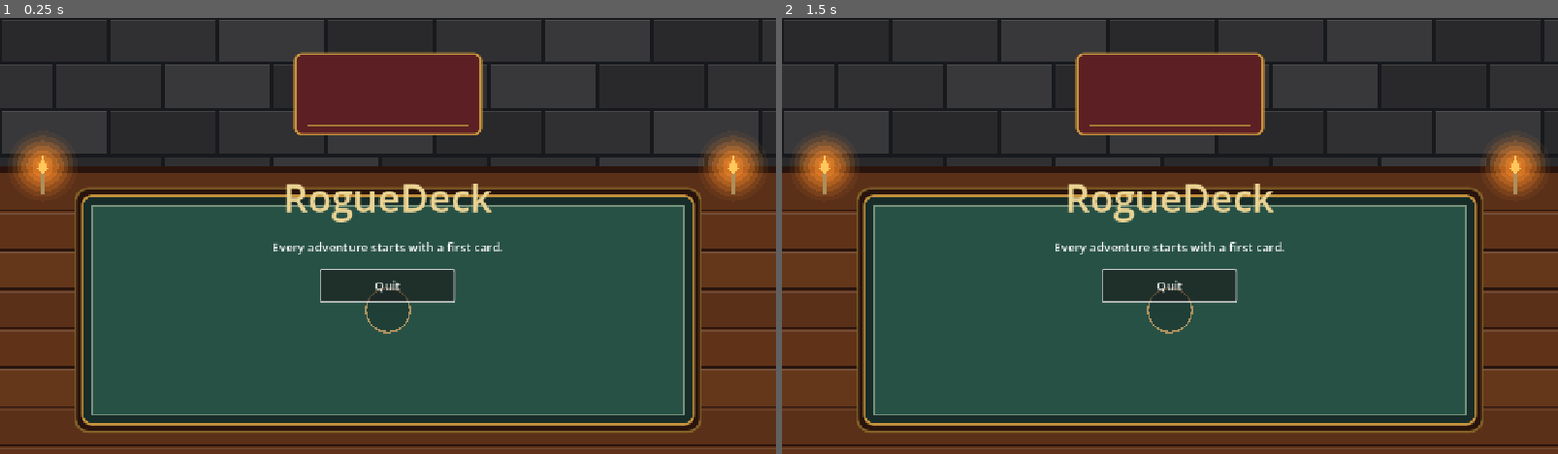
Above: before the commit, frames 1-2 (left to right).
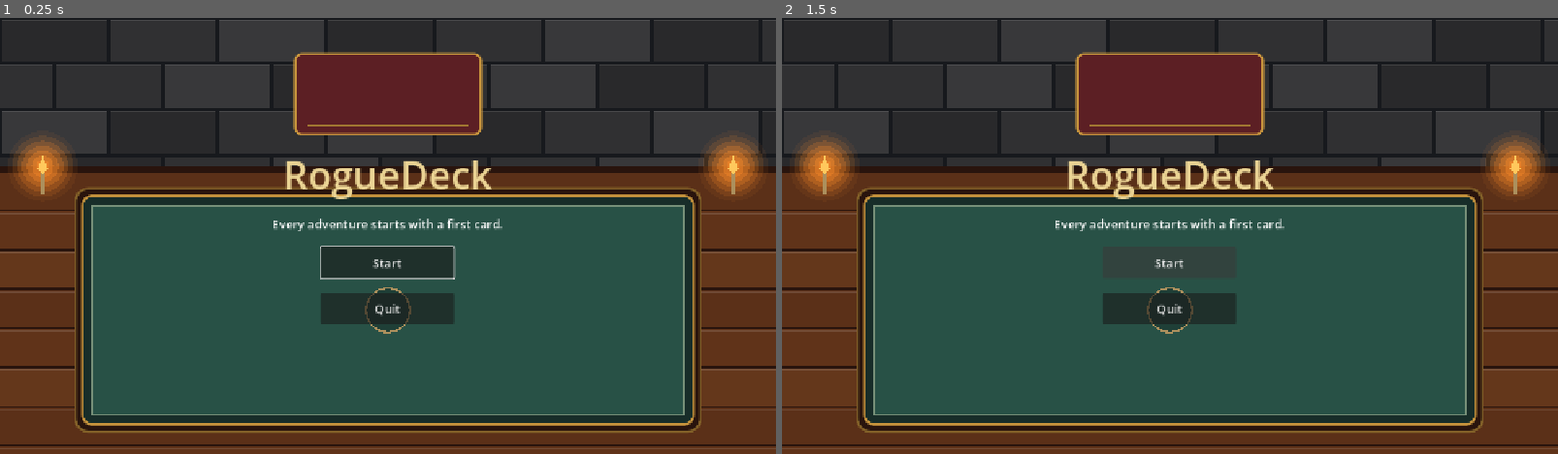
Above: after the commit, the same moments.

Repository: AlexandreBech/RogueDeck
Game: Godot game, scene res://scenes/main.tscn
Two runs of this game, one before a commit and one after it. Both use one fixed random seed, a clock stepped at 60 frames per second and the inputs below.
Inputs (mouse positions are in pixels of both pictures, inside the frame that each line leads up to):
- Up to frame 1 (0.25 s): no input
- Up to frame 2 (1.5 s): click (1170, 262) at 0.5 s, where only the run after the commit has a clickable "Start"; click (1170, 262) at 1.25 s, where only the run after the commit has a clickable "Start"

The runs differ from the first frame. In frame 1, 4.3% of the frame differs, in the area x 35-65%, y 32-71%; in frame 2, 3.6%.

Commit message:
Update workflow to use local codex
Update workflow to use local codex

Diff:
--- a/rogue-deck/scenes/main.tscn
+++ b/rogue-deck/scenes/main.tscn
@@ -40,6 +40,13 @@
 text = "Every adventure starts with a first card."
 horizontal_alignment = 1
 
+[node name="Start" type="Button" parent="Center/Content"]
+custom_minimum_size = Vector2(220, 52)
+layout_mode = 2
+size_flags_horizontal = 4
+theme_override_font_sizes/font_size = 20
+text = "Start"
+
 [node name="Quit" type="Button" parent="Center/Content"]
 custom_minimum_size = Vector2(220, 52)
 layout_mode = 2
--- a/rogue-deck/scripts/main.gd
+++ b/rogue-deck/scripts/main.gd
@@ -2,7 +2,7 @@
 
 
 func _ready() -> void:
-	$Center/Content/Quit.grab_focus()
+	$Center/Content/Start.grab_focus()
 	# The export smoke check must prove this scene reached its ready callback.
 	if "--smoke-test" in OS.get_cmdline_user_args():
 		print("ROGUEDECK_SMOKE_OK")
--- a/rogue-deck/tests/test_main.gd
+++ b/rogue-deck/tests/test_main.gd
@@ -42,11 +42,15 @@
 		check(scene.get_child(0) == background, "Battle background must render behind title controls")
 	var title = scene.get_node_or_null("Center/Content/Title")
 	check(title is Label and title.text == "RogueDeck", "Title must be visible and correct")
-	var button = scene.get_node_or_null("Center/Content/Quit")
-	check(button is Button, "Quit button must exist")
-	if button is Button:
-		check(button.has_focus(), "Keyboard focus must start on Quit")
-		check(button.pressed.is_connected(Callable(scene, "_on_quit_pressed")), "Quit button must be connected")
+	var start_button = scene.get_node_or_null("Center/Content/Start")
+	check(start_button is Button and start_button.text == "Start", "Start button must be visible and correctly labeled")
+	if start_button is Button:
+		check(start_button.get_index() < scene.get_node("Center/Content/Quit").get_index(), "Start button must appear before Quit")
+		check(start_button.has_focus(), "Keyboard focus must start on Start")
+	var quit_button = scene.get_node_or_null("Center/Content/Quit")
+	check(quit_button is Button, "Quit button must exist")
+	if quit_button is Button:
+		check(quit_button.pressed.is_connected(Callable(scene, "_on_quit_pressed")), "Quit button must be connected")
 	scene.queue_free()
 	await process_frame
 	if failures == 0:
Not shown, changed: AGENTS.md
Not shown, changed: README.md
Not shown, changed: docs/architecture.md
Not shown, changed: docs/development-workflow.md
Not shown, added: docs/local-codex-worker.md
Not shown, added: docs/tasks/ALE-8.md
